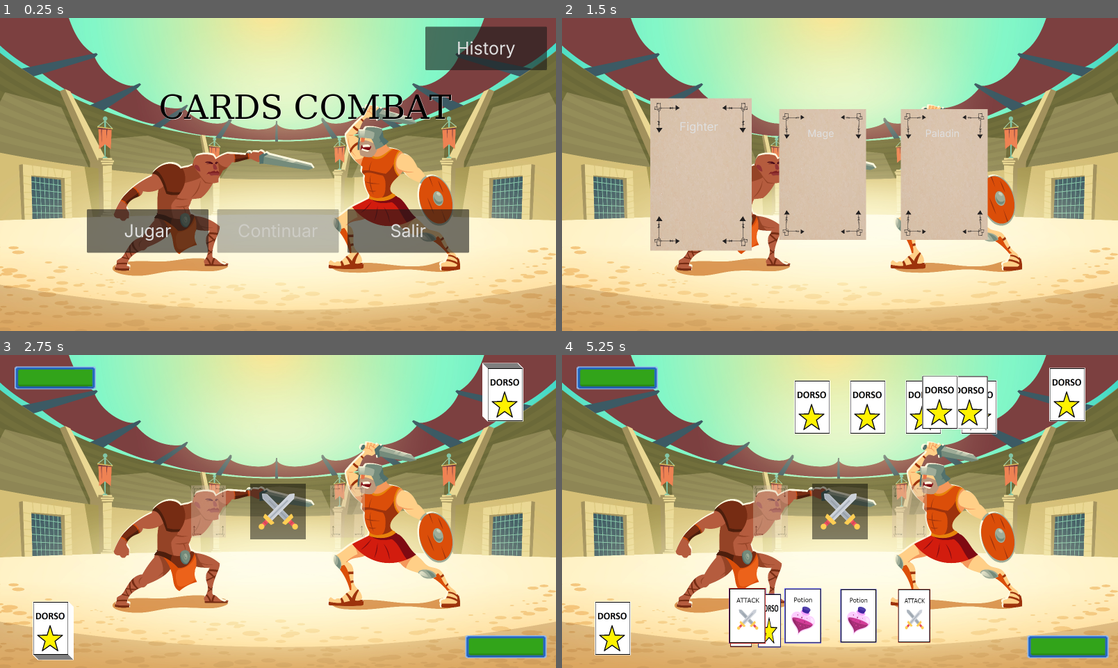
Above: before the commit, frames 1-4 (two rows, left to right).
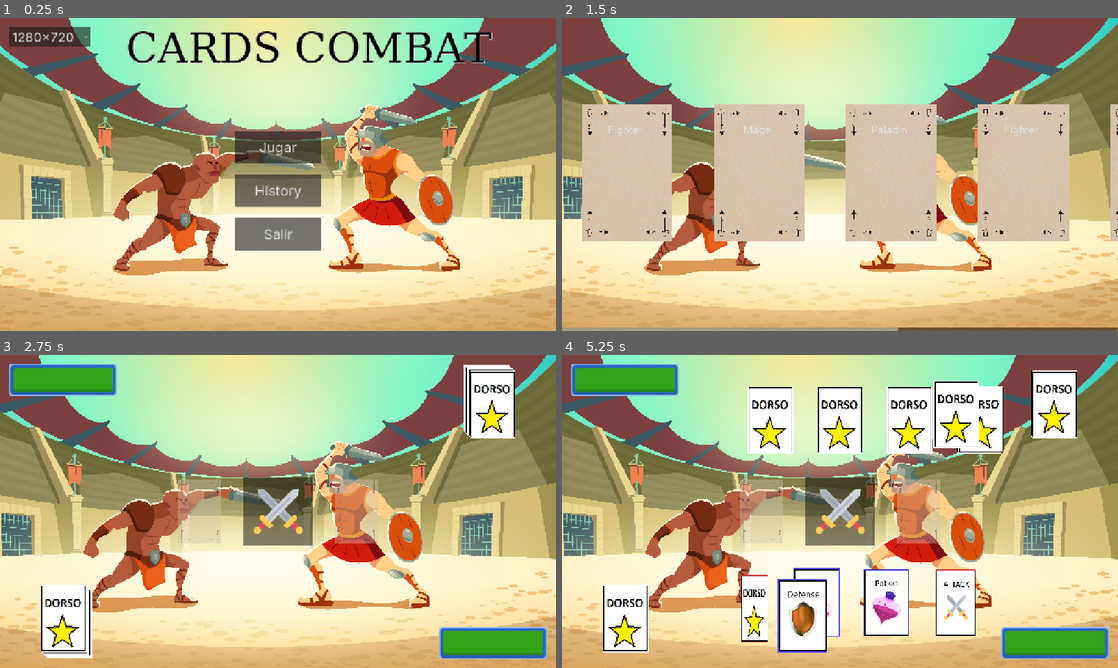
Above: after the commit, the same moments.

Repository: ChrisNGDC/cards_combat_game
Game: Godot game, scene res://escenes/main_menu.tscn
The game is run twice, just before and just after one commit, with the same random seed, the same clock (stepped at 60 frames per second) and the same inputs.
Inputs (mouse positions are in pixels of both pictures, inside the frame that each line leads up to):
- Up to frame 1 (0.25 s): no input
- Up to frame 2 (1.5 s): click (612, 36) at 0.5 s, where only the run after the commit has a clickable "1280x720"; click "Jugar" at 1.25 s
- Up to frame 3 (2.75 s): tap Enter at 2 s; drag from (139, 511) to (383, 511) at 2.02 s
- Up to frame 4 (5.25 s): click (840, 511) at 2.75 s; click (840, 511) at 3.5 s; click (840, 511) at 4.25 s; drag from (745, 614) to (912, 614) at 5.02 s

The runs differ from the first frame. In frame 1, 22% of the frame differs, in the area x 0-100%, y 0-94%; in frame 2, 45%; in frame 3, 44%; in frame 4, 55%, in the area x 0-100%, y 0-98%.

Commit message:
seleccion de resolucion agregado, mejoras de resolucion de los componentes y arreglos de bugs

Diff:
--- a/escenes/combat.tscn
+++ b/escenes/combat.tscn
@@ -34,9 +34,10 @@
 
 [node name="Background" type="Sprite2D" parent="." unique_id=1835461004]
 z_index = -1
-position = Vector2(800, 450)
-scale = Vector2(0.3, 0.3)
+position = Vector2(-150, 0)
+scale = Vector2(0.24, 0.24)
 texture = ExtResource("1_cpw5v")
+centered = false
 
 [node name="CardManager" type="Node2D" parent="." unique_id=1954557925]
 script = ExtResource("3_atiws")
@@ -44,14 +45,14 @@
 [node name="PlayerSlot" type="Sprite2D" parent="CardManager" unique_id=1420705759]
 modulate = Color(1, 1, 1, 0.5019608)
 z_index = 1
-position = Vector2(600, 450)
+position = Vector2(460, 360)
 scale = Vector2(0.03, 0.03)
 texture = ExtResource("3_mlxek")
 
 [node name="CPUSlot" type="Sprite2D" parent="CardManager" unique_id=790030662]
 modulate = Color(1, 1, 1, 0.5019608)
 z_index = 1
-position = Vector2(1000, 450)
+position = Vector2(820, 360)
 scale = Vector2(0.03, 0.03)
 texture = ExtResource("3_mlxek")
 
@@ -62,10 +63,10 @@
 
 [node name="Fight" type="Button" parent="CardManager/Control" unique_id=195518851]
 layout_mode = 0
-offset_left = 720.0
-offset_top = 370.0
-offset_right = 880.0
-offset_bottom = 530.0
+offset_left = 560.0
+offset_top = 280.0
+offset_right = 720.0
+offset_bottom = 440.0
 theme_override_icons/icon = ExtResource("4_atiws")
 theme_override_styles/normal = SubResource("StyleBoxFlat_gh8tw")
 theme_override_styles/hover = SubResource("StyleBoxFlat_ai0oo")
@@ -86,10 +87,10 @@
 
 [node name="PlayerHP" type="TextureProgressBar" parent="HPManager" unique_id=607212178]
 layout_mode = 0
-offset_left = 1339.0
-offset_top = 806.0
-offset_right = 1573.0
-offset_bottom = 872.0
+offset_left = 1010.0
+offset_top = 625.0
+offset_right = 1260.0
+offset_bottom = 700.0
 nine_patch_stretch = true
 texture_under = SubResource("AtlasTexture_d7qh8")
 texture_over = SubResource("AtlasTexture_6u1da")
@@ -97,10 +98,10 @@
 
 [node name="CpuHP" type="TextureProgressBar" parent="HPManager" unique_id=720681214]
 layout_mode = 0
-offset_left = 42.0
-offset_top = 33.0
-offset_right = 276.0
-offset_bottom = 99.0
+offset_left = 20.0
+offset_top = 20.0
+offset_right = 270.0
+offset_bottom = 95.0
 nine_patch_stretch = true
 texture_under = SubResource("AtlasTexture_d7qh8")
 texture_over = SubResource("AtlasTexture_6u1da")
--- a/escenes/deck_overlay.tscn
+++ b/escenes/deck_overlay.tscn
@@ -34,10 +34,10 @@
 script = ExtResource("2_lskk3")
 
 [node name="CloseButton" type="Button" parent="." unique_id=1318211013]
-offset_left = 699.0
-offset_top = 730.0
-offset_right = 910.0
-offset_bottom = 867.0
+offset_left = 536.0
+offset_top = 547.0
+offset_right = 747.0
+offset_bottom = 684.0
 theme_override_font_sizes/font_size = 50
 text = "Close"
 
--- a/escenes/decks.tscn
+++ b/escenes/decks.tscn
@@ -6,9 +6,26 @@
 [node name="Decks" type="Node2D" unique_id=791792099]
 
 [node name="Background" type="Sprite2D" parent="." unique_id=1926900199]
-position = Vector2(800, 450)
-scale = Vector2(0.3, 0.3)
+position = Vector2(-150, 0)
+scale = Vector2(0.24, 0.24)
 texture = ExtResource("1_mhx0s")
+centered = false
 
 [node name="DecksManager" type="Node2D" parent="." unique_id=1766591008]
 script = ExtResource("2_ds01j")
+
+[node name="ScrollContainer" type="ScrollContainer" parent="DecksManager" unique_id=218799872]
+anchors_preset = 15
+anchor_right = 1.0
+anchor_bottom = 1.0
+offset_right = 1280.0
+offset_bottom = 720.0
+grow_horizontal = 2
+grow_vertical = 2
+vertical_scroll_mode = 0
+
+[node name="DeckList" type="HBoxContainer" parent="DecksManager/ScrollContainer" unique_id=1392500945]
+layout_mode = 2
+size_flags_horizontal = 3
+size_flags_vertical = 6
+alignment = 1
--- a/escenes/main_menu.tscn
+++ b/escenes/main_menu.tscn
@@ -212,10 +212,13 @@
 
 [node name="Camera2D" type="Camera2D" parent="." unique_id=1235040181]
 z_index = 25
-editor_draw_limits = true
+drag_left_margin = 0.0
+drag_top_margin = 0.0
+drag_right_margin = 0.0
+drag_bottom_margin = 0.0
 
 [node name="Background" type="Sprite2D" parent="." unique_id=1146990033]
-scale = Vector2(0.3, 0.3)
+scale = Vector2(0.24, 0.24)
 texture = ExtResource("1_nfhie")
 
 [node name="MenuOptions" type="Control" parent="." unique_id=907341426]
@@ -227,10 +230,10 @@
 
 [node name="Title" type="Label" parent="MenuOptions" unique_id=258757631]
 layout_mode = 0
-offset_left = -343.0
-offset_top = -283.0
-offset_right = 355.0
-offset_bottom = -93.0
+offset_left = -350.0
+offset_top = -360.0
+offset_right = 350.0
+offset_bottom = -210.0
 theme_override_colors/font_color = Color(0, 0, 0, 1)
 theme_override_colors/font_shadow_color = Color(1, 1, 1, 1)
 theme_override_colors/font_outline_color = Color(1, 1, 1, 1)
@@ -240,50 +243,43 @@
 horizontal_alignment = 1
 vertical_alignment = 1
 uppercase = true
-metadata/_edit_use_anchors_ = true
 
 [node name="Play" type="Button" parent="MenuOptions" unique_id=1120966283]
 layout_mode = 0
-offset_left = -550.0
-offset_top = 100.0
-offset_right = -200.0
-offset_bottom = 225.0
-theme_override_font_sizes/font_size = 50
+offset_left = -100.0
+offset_top = -100.0
+offset_right = 100.0
+offset_bottom = -25.0
+theme_override_font_sizes/font_size = 32
 text = "Jugar"
 icon_alignment = 1
-metadata/_edit_use_anchors_ = true
 
 [node name="Exit" type="Button" parent="MenuOptions" unique_id=2056947766]
 layout_mode = 0
-offset_left = 200.0
+offset_left = -100.0
 offset_top = 100.0
-offset_right = 550.0
-offset_bottom = 225.0
-theme_override_font_sizes/font_size = 50
+offset_right = 100.0
+offset_bottom = 175.0
+theme_override_font_sizes/font_size = 32
 text = "Salir"
 icon_alignment = 1
-metadata/_edit_use_anchors_ = true
-
-[node name="Continue" type="Button" parent="MenuOptions" unique_id=470905266]
-layout_mode = 0
-offset_left = -175.0
-offset_top = 100.0
-offset_right = 175.0
-offset_bottom = 225.0
-theme_override_font_sizes/font_size = 50
-disabled = true
-text = "Continuar"
-icon_alignment = 1
-metadata/_edit_use_anchors_ = true
 
 [node name="History" type="Button" parent="MenuOptions" unique_id=1784234902]
 layout_mode = 0
-offset_left = 424.0
-offset_top = -425.0
-offset_right = 774.0
-offset_bottom = -300.0
-theme_override_font_sizes/font_size = 50
+offset_left = -100.0
+offset_right = 100.0
+offset_bottom = 75.0
+theme_override_font_sizes/font_size = 32
 text = "History"
+
+[node name="ResolutionButton" type="OptionButton" parent="MenuOptions" unique_id=2064373700]
+layout_mode = 0
+offset_left = -620.0
+offset_top = -340.0
+offset_right = -499.0
+offset_bottom = -293.0
+theme = ExtResource("2_qernj")
+theme_override_font_sizes/font_size = 30
 
 [connection signal="pressed" from="MenuOptions/Play" to="MenuOptions" method="_on_play_pressed"]
 [connection signal="pressed" from="MenuOptions/Exit" to="MenuOptions" method="_on_exit_pressed"]
--- a/escenes/store.tscn
+++ b/escenes/store.tscn
@@ -271,18 +271,16 @@
 
 [node name="Background" type="Sprite2D" parent="." unique_id=1252011351]
 position = Vector2(-100, 0)
-scale = Vector2(0.3, 0.3)
+scale = Vector2(0.24, 0.24)
 texture = ExtResource("1_m851b")
 centered = false
 
 [node name="CanvasLayer" type="CanvasLayer" parent="." unique_id=1372835649]
 
 [node name="MarginContainer" type="MarginContainer" parent="CanvasLayer" unique_id=527115154]
-anchors_preset = -1
-anchor_left = 0.2
-anchor_top = 0.1
-anchor_right = 0.8
-anchor_bottom = 0.9
+anchors_preset = 15
+anchor_right = 1.0
+anchor_bottom = 1.0
 grow_horizontal = 2
 grow_vertical = 2
 pivot_offset_ratio = Vector2(0.5, 0.5)
@@ -294,7 +292,7 @@
 [node name="StoreTitle" type="Label" parent="CanvasLayer/MarginContainer/VBoxContainer" unique_id=1257675316]
 layout_mode = 2
 theme_override_colors/font_color = Color(0, 0, 0, 1)
-theme_override_font_sizes/font_size = 92
+theme_override_font_sizes/font_size = 96
 text = "Store"
 horizontal_alignment = 1
 vertical_alignment = 1
--- a/project.godot
+++ b/project.godot
@@ -20,11 +20,16 @@
 
 GlobalData="*uid://d36hbym4lvg2a"
 SaveManager="*uid://wsmh8wpfeill"
+ConfigManager="*uid://dq4fpa7w2jdbu"
 
 [display]
 
-window/size/viewport_width=1600
-window/size/viewport_height=900
+window/size/viewport_width=1280
+window/size/viewport_height=720
+window/size/resizable=false
+window/size/borderless=true
+window/stretch/mode="canvas_items"
+window/stretch/aspect="expand"
 
 [editor_plugins]
 
--- a/scripts/Cards/card.gd
+++ b/scripts/Cards/card.gd
@@ -4,6 +4,9 @@
 const COLOR_DEFENSIVO = Color(0.2, 0.2, 0.8)
 
 @onready var level_label = $UpgradeLabel
+@onready var card_front = $CardFrontImage
+@onready var card_back = $CardBackImage
+
 var gold_style = preload("res://resources/maxLevelLabelSettings.tres")
 var basic_style = preload("res://resources/basicLevelLabelSettings.tres")
 
@@ -32,13 +35,14 @@
 func setup(datos: BaseCard, player: bool):
 	datos_carta = datos
 	own_by_player = player
+	show_card(false)
 	if is_inside_tree():
 		_aplicar_datos()
 
 
 func show_card(si: bool):
-	$CardFrontImage.visible = si
-	$CardBackImage.visible = !si
+	card_front.visible = si
+	card_back.visible = !si
 
 
 func _aplicar_datos():
@@ -81,14 +85,14 @@
 		level_label.label_settings = gold_style
 
 func _on_area_2d_mouse_entered():
-	if self.own_by_player:
+	if self.own_by_player and self.card_front.visible:
 		get_node("Borde").self_modulate *= 1.5
 		if not self.selected:
 			apply_scale_tween(self.escala_grande)
 
 
 func _on_area_2d_mouse_exited():
-	if self.own_by_player:
+	if self.own_by_player and self.card_front.visible:
 		get_node("Borde").self_modulate /= 1.5
 		if not self.selected:
 			apply_scale_tween(self.escala_normal)
--- a/scripts/Combat/card_manager.gd
+++ b/scripts/Combat/card_manager.gd
@@ -67,7 +67,7 @@
 	if event is InputEventMouseButton and event.button_index == MOUSE_BUTTON_LEFT:
 		if event.pressed:
 			var card = check_card_click()
-			if card and card.position.x >= 300 and card.position.y > 300:
+			if card and card.own_by_player and card.card_front.visible and card != card_in_slot:
 				card_being_dragged = card
 				card_original_pos = card.position
 				card_being_dragged.move_to_front()
@@ -87,7 +87,7 @@
 		if anchor_rel % 4 == 0:
 			anchor_rel = 0
 		var offset_mazo
-		if mazo_pos.x == player_mazo_pos.x:
+		if player:
 			nueva_carta.anchor_pos = Vector2(screen_size.x / 3 + (anchor_rel * 160), screen_size.y - 150)
 			offset_mazo = Vector2(i * -2, i * -2)
 		else:
--- a/scripts/Decks/deck.gd
+++ b/scripts/Decks/deck.gd
@@ -1,7 +1,7 @@
 extends Node2D
 
-var escala_normal = Vector2(0.3, 0.3)
-var escala_grande = Vector2(0.35, 0.35)
+var escala_normal = Vector2(0.25, 0.25)
+var escala_grande = Vector2(0.3, 0.3)
 var datos_mazo: BaseDeck = null
 
 func setup(datos: BaseDeck):
--- a/scripts/Decks/decks_manager.gd
+++ b/scripts/Decks/decks_manager.gd
@@ -1,7 +1,20 @@
 extends Node2D
 
+@onready var scroll_container = $ScrollContainer
+@onready var deck_list = $ScrollContainer/DeckList
+
+var dragging = false
+var last_mouse_pos = Vector2()
 var deck_scene = preload("res://escenes/deck.tscn")
-var lista_mazos = [FighterDeck.new(), MageDeck.new(), PaladinDeck.new()]
+var lista_mazos = [
+	FighterDeck.new(),
+	MageDeck.new(),
+	PaladinDeck.new(),
+	FighterDeck.new(),
+	FighterDeck.new(),
+	FighterDeck.new(),
+	FighterDeck.new()
+	]
 var screen_size
 
 func _ready() -> void:
@@ -10,19 +23,34 @@
 		crear_mazos_en_pantalla()
 
 func crear_mazos_en_pantalla():
-	for i in range(lista_mazos.size()):
+	for child in deck_list.get_children():
+		child.queue_free()
+
+	for data in lista_mazos:
+		var wrapper = Control.new()
+		wrapper.custom_minimum_size = Vector2(300, 350)
+		wrapper.mouse_filter = Control.MOUSE_FILTER_PASS
+		deck_list.add_child(wrapper)
+
 		var nuevo_mazo = deck_scene.instantiate()
-		add_child(nuevo_mazo)
-		nuevo_mazo.setup(lista_mazos[i])
-		nuevo_mazo.position = Vector2(400 + (i * 350), screen_size.y / 2)
+		wrapper.add_child(nuevo_mazo)
+		nuevo_mazo.position = wrapper.custom_minimum_size / 2
+
+		nuevo_mazo.setup(data)
 
 func _input(event: InputEvent) -> void:
 	if event is InputEventMouseButton and event.button_index == MOUSE_BUTTON_LEFT:
-		if event.pressed:
-			var deck = check_deck_click()
-			if deck:
-				GlobalData.selected_deck = deck.datos_mazo
-				get_tree().change_scene_to_file("res://escenes/combat.tscn")
+		var deck = check_deck_click()
+		if deck:
+			GlobalData.selected_deck = deck.datos_mazo
+			get_tree().change_scene_to_file("res://escenes/combat.tscn")
+		else:
+			dragging = event.pressed
+			last_mouse_pos = event.position
+	elif event is InputEventMouseMotion and dragging:
+		var delta = event.position - last_mouse_pos
+		scroll_container.scroll_horizontal -= delta.x
+		last_mouse_pos = event.position
 
 func check_deck_click() -> Node2D:
 	var space_state = get_world_2d().direct_space_state
--- a/scripts/MainMenu/menu_options.gd
+++ b/scripts/MainMenu/menu_options.gd
@@ -1,14 +1,38 @@
 extends Control
 
 @onready var continue_button: Button = $Continue
+@onready var res_button = $ResolutionButton
+
+var resolutions: Dictionary = {
+	"1280x720": Vector2i(1280, 720),
+	"1600x900": Vector2i(1600, 900),
+	"1920x1080": Vector2i(1920, 1080)
+}
 
 
-# Called when the node enters the scene tree for the first time.
-func _ready() -> void:
-	pass # Replace with function body.
+func _ready():
+	_fill_resolution_options()
+	res_button.item_selected.connect(_on_resolution_selected)
 
+func _fill_resolution_options():
+	res_button.clear()
+	for res_text in resolutions.keys():
+		res_button.add_item(res_text)
 
-# Called every frame. 'delta' is the elapsed time since the previous frame.
+	var current_res = DisplayServer.window_get_size()
+	for i in res_button.item_count:
+		if resolutions.values()[i] == current_res:
+			res_button.selected = i
+
+func _on_resolution_selected(index: int):
+	var selected_res_text = res_button.get_item_text(index)
+	var target_size = resolutions[selected_res_text]
+
+	DisplayServer.window_set_size(target_size)
+	var screen_center = DisplayServer.screen_get_position() + (DisplayServer.screen_get_size() / 2)
+	DisplayServer.window_set_position(screen_center - (target_size / 2))
+	ConfigManager.save_resolution(target_size.x, target_size.y)
+
 func _process(_delta: float) -> void:
 	pass
 
--- /dev/null
+++ b/scripts/config_manager.gd
@@ -0,0 +1,25 @@
+extends Node
+
+const SETTINGS_PATH = "user://settings.cfg"
+var config = ConfigFile.new()
+
+func _ready():
+	load_settings()
+
+func save_resolution(width: int, height: int):
+	config.set_value("video", "width", width)
+	config.set_value("video", "height", height)
+	config.save(SETTINGS_PATH)
+
+func load_settings():
+	var err = config.load(SETTINGS_PATH)
+
+	if err != OK:
+		return
+
+	var w = config.get_value("video", "width", 640)
+	var h = config.get_value("video", "height", 480)
+
+	DisplayServer.window_set_size(Vector2i(w, h))
+	var screen_center = DisplayServer.screen_get_position() + (DisplayServer.screen_get_size() / 2)
+	DisplayServer.window_set_position(screen_center - (Vector2i(w, h) / 2))
Not shown, added: scripts/config_manager.gd.uid
